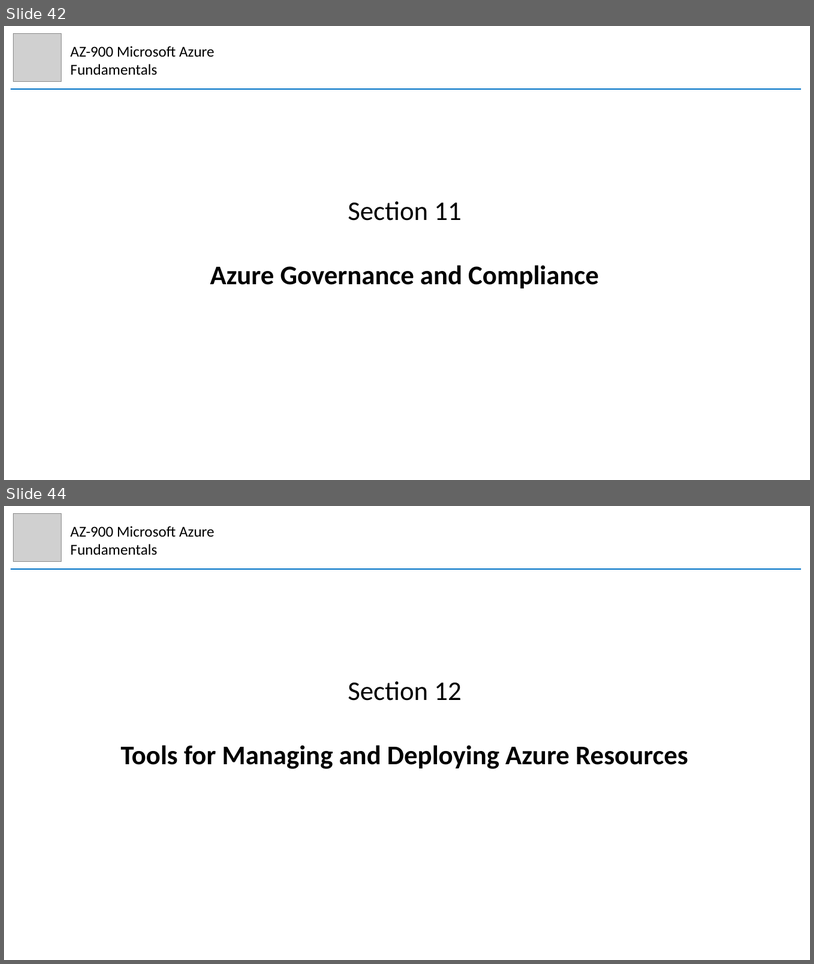
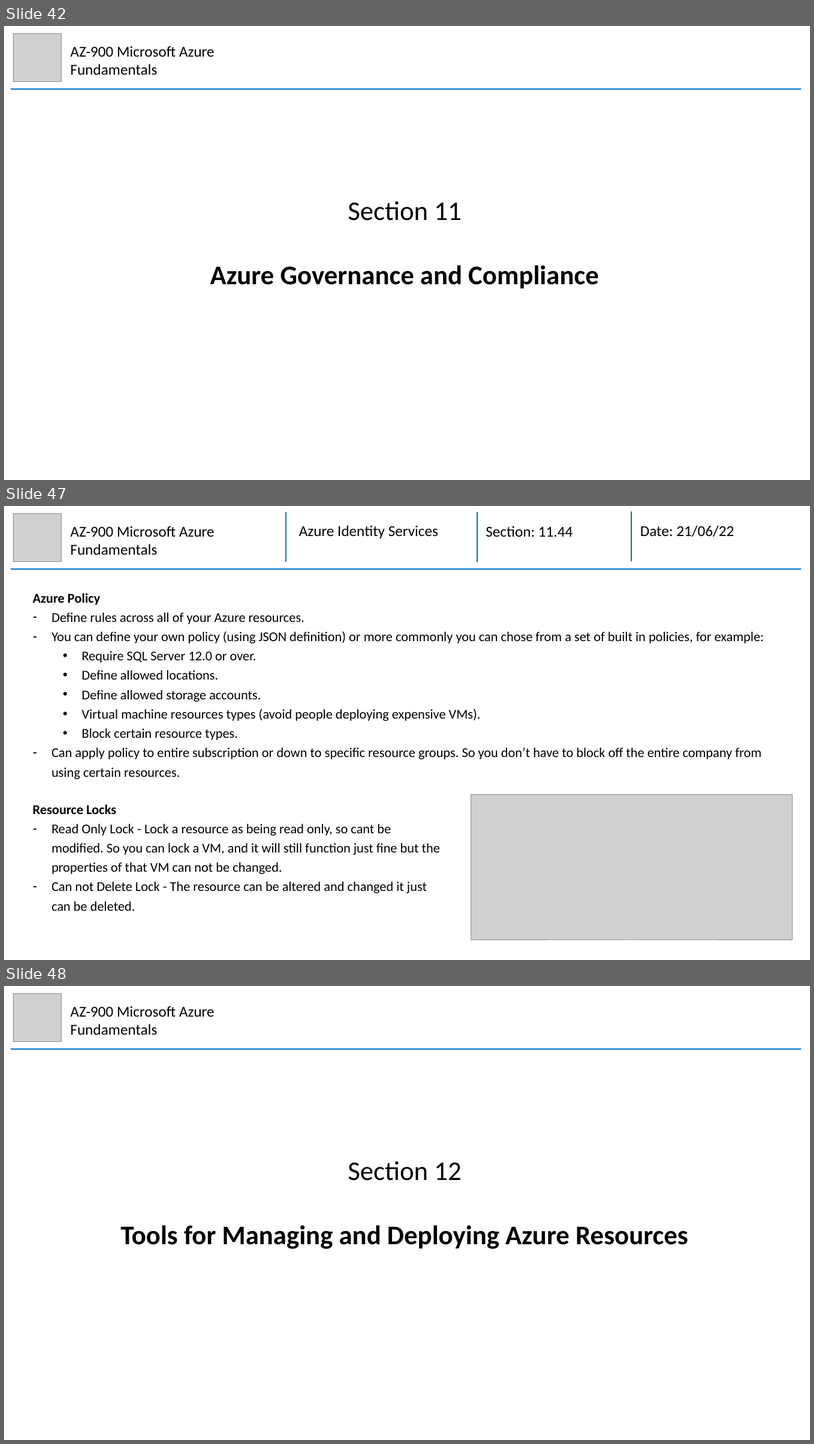
Before and after one commit to mhaythornthwaite/Testing_ML_Algorithms, a slide deck: Azure_AZ-900_Fundamentals/MJH_AZ-900_Azure_Fundamentals_Notes.pptx. Shown one above the other, each under a label of ours: slides 42 and 44 before the commit, slides 42, 47 and 48 after it; the slides between them are not shown. The pictures are 814x964 and 814x1444 pixels, drawn with LibreOffice and Linux fonts; fonts in the diff are those of the drawing; grey boxes stand for pictures. Boxes give left, top, right and bottom in pixels: in the first picture for what was removed or moved away, otherwise in the second. Text is boxed around its words. In the diff, an @@ line names an element or a change of style, - is before the commit and + after.

Commit message:
Azure AZ-900 Section 11

```diff
--- a/Azure_AZ-900_Fundamentals/MJH_AZ-900_Azure_Fundamentals_Notes.pptx
+++ b/Azure_AZ-900_Fundamentals/MJH_AZ-900_Azure_Fundamentals_Notes.pptx
@@ slide 47 added at box(4, 506, 810, 960), background #FFFFFF @@
@@ picture added at box(14, 513, 62, 561) @@
@@ group added at box(11, 511, 801, 570): 4 lines, 3 texts @@
+Azure Identity Services
+Section: 11.44
+Date: 21/06/22
@@ text added at box(71, 526, 215, 555), 18 pt, text #000000 @@
+AZ-900 Microsoft Azure Fundamentals
@@ text added at box(33, 593, 764, 779), 16 pt, text #000000 @@
+Azure Policy
+– Define rules across all of your Azure resources.
+– You can define your own policy (using JSON definition) or more commonly you can chose from a set of built in policies, for example:
+  • Require SQL Server 12.0 or over.
+  • Define allowed locations.
+  • Define allowed storage accounts.
+  • Virtual machine resources types (avoid people deploying expensive VMs).
+  • Block certain resource types.
+– Can apply policy to entire subscription or down to specific resource groups. So you don’t have to block off the entire company from using certain resources.
@@ text added at box(33, 804, 440, 910), 16 pt, text #000000 @@
+Resource Locks
+– Read Only Lock - Lock a resource as being read only, so cant be modified. So you can lock a VM, and it will still function just fine but the properties of that VM can not be changed.
+– Can not Delete Lock - The resource can be altered and changed it just can be deleted.
@@ picture added at box(471, 795, 793, 940) @@
@@ what was slide 44 is now slide 48 @@
```
Also in this commit, not shown: 1 slide changed, 3 other slides added.
